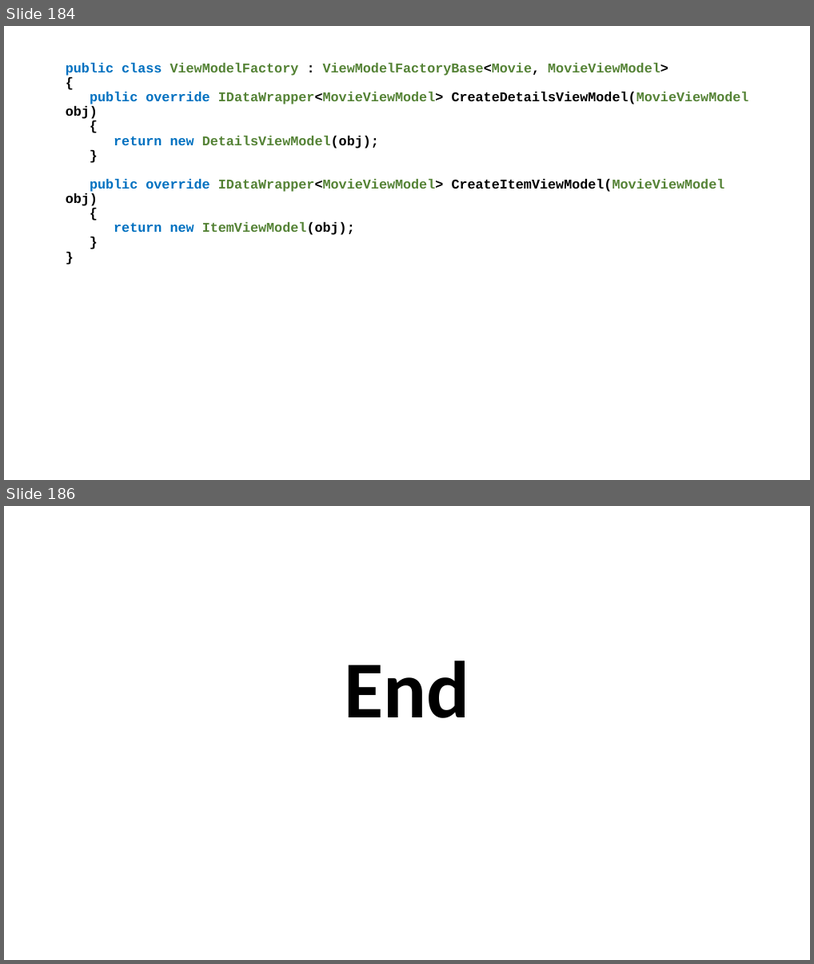
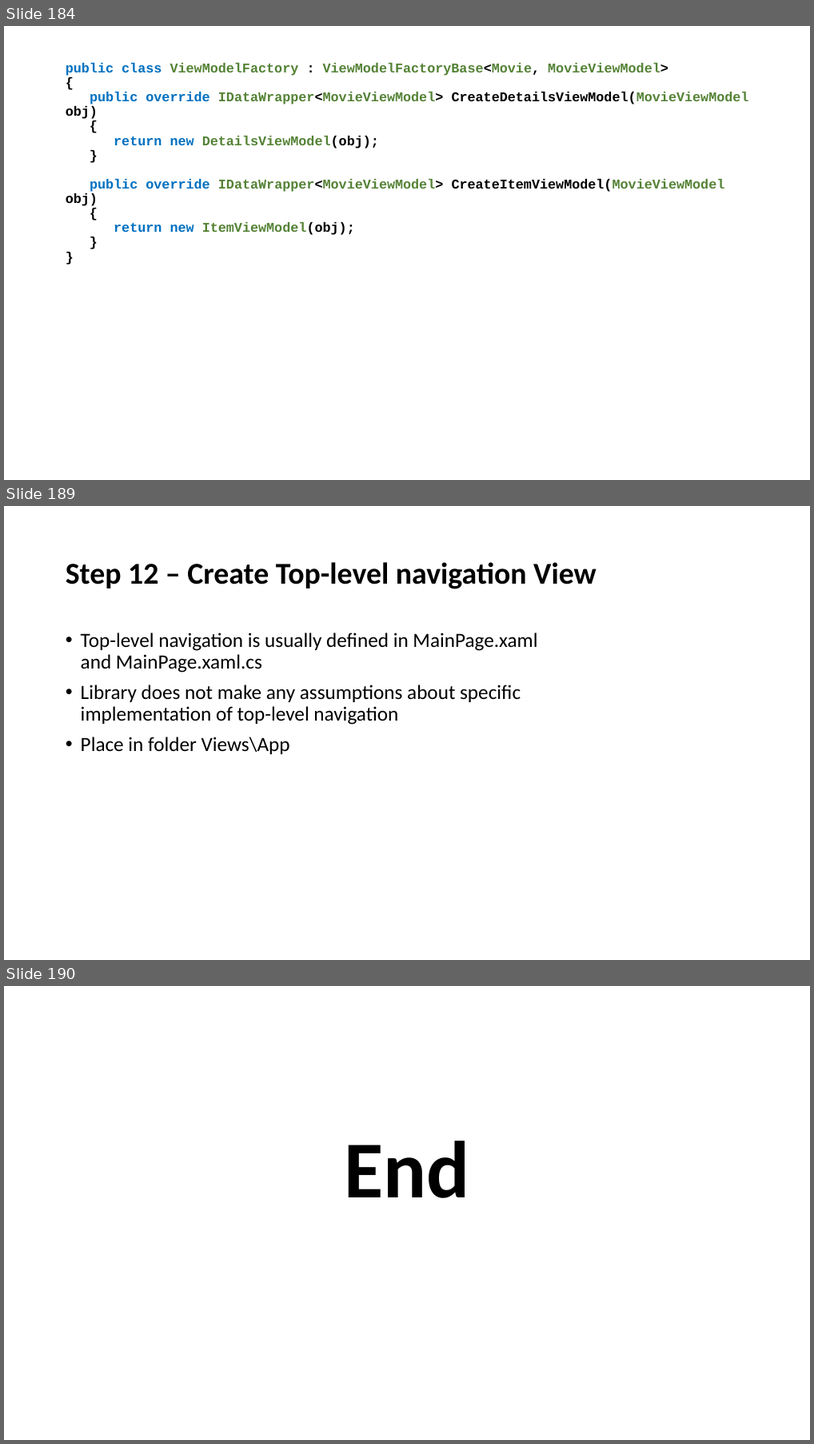
Before and after one commit to perl-easj/Teaching-materials, a slide deck: CSharpProgramming/Presentations/MVVMStarter Class Library.pptx. Shown one above the other, each under a label of ours: slides 184 and 186 before the commit, slides 184, 189 and 190 after it; the slides between them are not shown. The pictures are 814x964 and 814x1444 pixels, drawn with LibreOffice and Linux fonts; fonts in the diff are those of the drawing. Boxes give left, top, right and bottom in pixels: in the first picture for what was removed or moved away, otherwise in the second. Text is boxed around its words. In the diff, an @@ line names an element or a change of style, - is before the commit and + after.

Commit message:
First complete version of MVVMStarter library presentation
First complete version of MVVMStarter library presentation

```diff
--- a/CSharpProgramming/Presentations/MVVMStarter Class Library.pptx
+++ b/CSharpProgramming/Presentations/MVVMStarter Class Library.pptx
@@ slide 189 added at box(4, 506, 810, 960), background #FFFFFF @@
@@ title added at box(66, 562, 597, 589), 36 pt, text #000000, bold @@
+Step 12 – Create Top-level navigation View
@@ text added at box(81, 632, 538, 754), 24 pt, text #000000 @@
+• Top-level navigation is usually defined in MainPage.xaml and MainPage.xaml.cs
+• Library does not make any assumptions about specific implementation of top-level navigation
+• Place in folder Views\App
@@ what was slide 186 is now slide 190 @@
```
Also in this commit, not shown: 1 slide changed, 3 other slides added.
